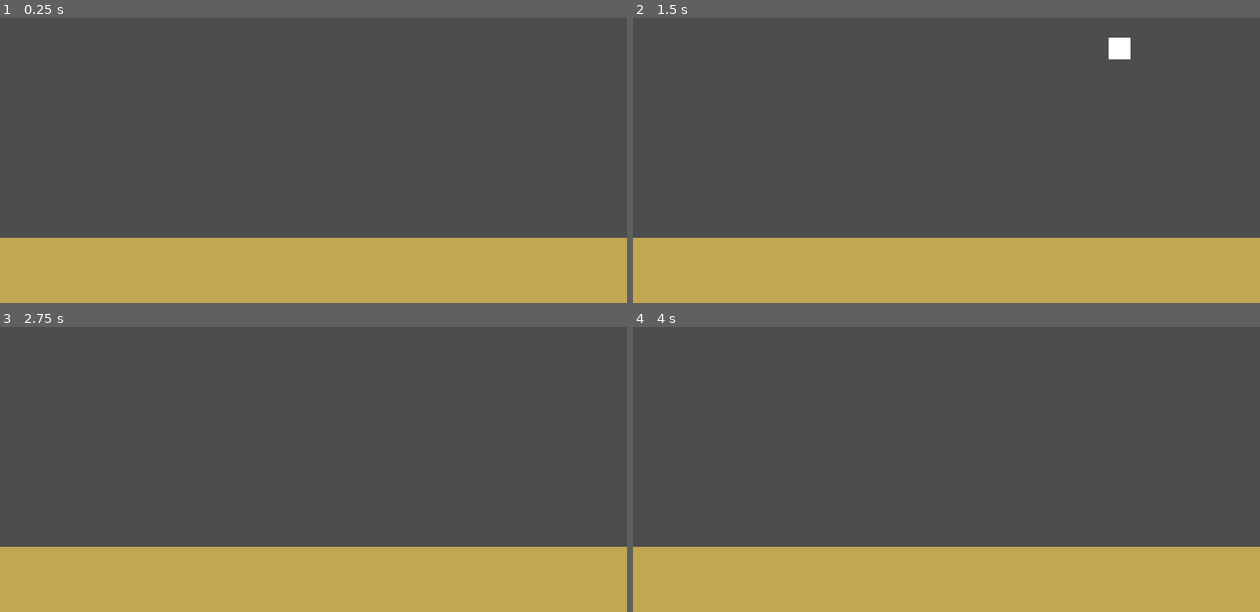
Above: before the commit, frames 1-4 (two rows, left to right).
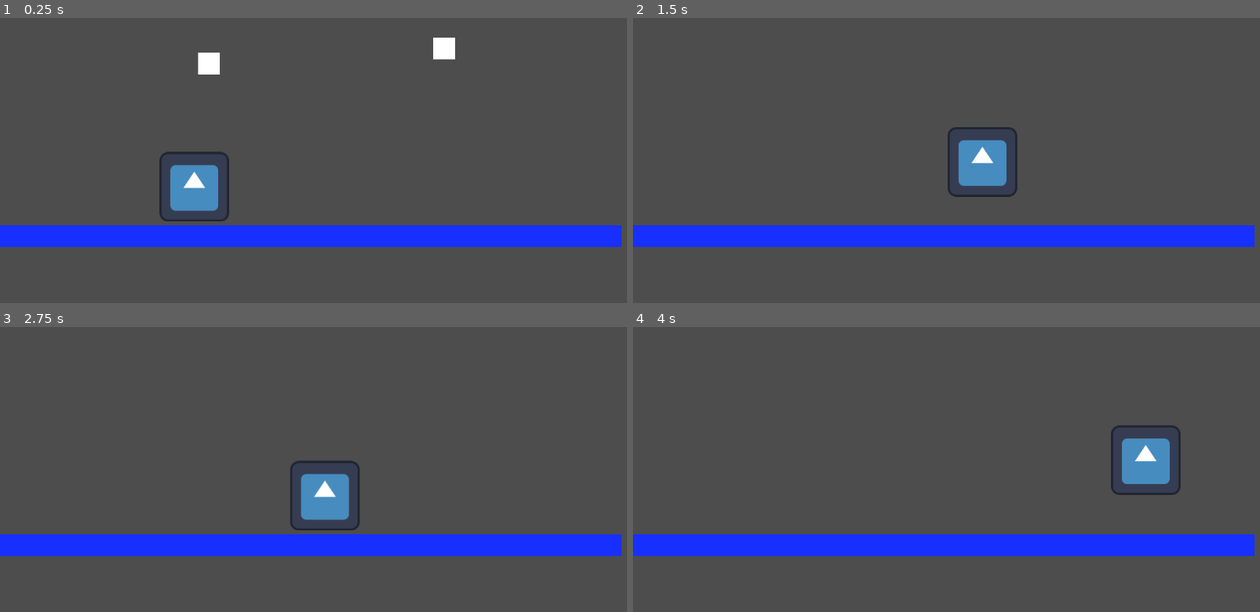
Above: after the commit, the same moments.

Repository: rcooper47/clockwork-kitchen
Game: Godot game, scene res://sample.tscn
The game is run twice, just before and just after one commit, with the same random seed, the same clock (stepped at 60 frames per second) and the same inputs. The engine's default icon, where the game draws it, is replaced by a stand-in: a white triangle on a blue panel in a dark square.
Inputs:
- Up to frame 1 (0.25 s): no input
- Up to frame 2 (1.5 s): tap Enter (ui_accept) at 0.5, 0.6, 0.77, 1.07, 1.35 s; hold Right (ui_right) from 0.53 s (still down)
- Up to frame 3 (2.75 s): tap Enter (ui_accept) at 1.52, 1.82, 2.1 s; release Right (ui_right) at 2.03 s; hold Left (ui_left) from 2.03 s (still down)
- Up to frame 4 (4 s): release Left (ui_left) at 2.78 s; hold Right (ui_right) from 2.78 s (still down); tap Enter (ui_accept) at 2.85, 3.02, 3.32, 3.6, 3.77 s

The runs differ from the first frame. In frame 1, 29% of the frame differs, in the area x 0-100%, y 6-100%; in frame 2, 29%; in frame 3, 29%; in frame 4, 29%.

Commit message:
Initial plate (#4)

Diff:
--- a/Spawner.gd
+++ b/Spawner.gd
@@ -20,7 +20,9 @@
 	#spawn_food()
 	 # Replace with function body.
 
-
 func _on_table_body_entered(body):
 	body.queue_free()
-	print(body.name)
+
+
+func _on_plate_body_body_entered(body):
+	body.queue_free()
--- a/food.gd
+++ b/food.gd
@@ -3,17 +3,20 @@
 
 # Called when the node enters the scene tree for the first time.
 func _ready():
-	self.name = food_names.pick_random()
-
+	pass
+	#self.connect(
+		#'YOUR_SIGNAL_NAME',
+		#get_node('/root/plate/plateBody'),
+		#'_on_table_body_entered'
+	#)
 
 # Called every frame. 'delta' is the elapsed time since the previous frame.
 func _process(delta):
 	pass
 
-
-func _on_table_body_entered(body):
-	pass
+func _on_timer_timeout():
+	pass # Replace with function body.
 
 
-func _on_timer_timeout():
-	pass # Replace with function body.
+func _on_plate_body_body_entered(body):
+	body.queue_free()
--- a/food.tscn
+++ b/food.tscn
@@ -6,6 +6,8 @@
 size = Vector2(48, 51)
 
 [node name="food" type="RigidBody2D"]
+collision_layer = 4
+collision_mask = 3
 script = ExtResource("1_4ay8g")
 
 [node name="CollisionShape2D" type="CollisionShape2D" parent="."]
--- /dev/null
+++ b/forward_plate.gd
@@ -0,0 +1,32 @@
+extends CharacterBody2D
+
+
+const SPEED = 300.0
+const JUMP_VELOCITY = -400.0
+
+# Get the gravity from the project settings to be synced with RigidBody nodes.
+var gravity = ProjectSettings.get_setting("physics/2d/default_gravity")
+
+
+func _physics_process(delta):
+	# Add the gravity.
+	if not is_on_floor():
+		velocity.y += gravity * delta
+
+	# Handle jump.
+	if Input.is_action_just_pressed("ui_accept") and is_on_floor():
+		velocity.y = JUMP_VELOCITY
+
+	# Get the input direction and handle the movement/deceleration.
+	# As good practice, you should replace UI actions with custom gameplay actions.
+	var direction = Input.get_axis("ui_left", "ui_right")
+	if direction:
+		velocity.x = direction * SPEED
+	else:
+		velocity.x = move_toward(velocity.x, 0, SPEED)
+
+	move_and_slide()
+	for index in get_slide_collision_count():
+		var collision := get_slide_collision(index)
+		var body := collision.get_collider()
+		print("Collided with: ", body.name)
--- a/sample.tscn
+++ b/sample.tscn
@@ -1,38 +1,76 @@
-[gd_scene load_steps=5 format=3 uid="uid://c6f8ii2013kui"]
+[gd_scene load_steps=10 format=3 uid="uid://c6f8ii2013kui"]
 
-[ext_resource type="Script" path="res://SpawnerManager.gd" id="1_anusm"]
+[ext_resource type="PackedScene" uid="uid://bh617frlfuel3" path="res://food.tscn" id="1_5y1yw"]
 [ext_resource type="Script" path="res://table.gd" id="2_5txlr"]
-[ext_resource type="PackedScene" uid="uid://dot76xlf4lh7g" path="res://spawner.tscn" id="3_w4x53"]
+[ext_resource type="Script" path="res://Spawner.gd" id="3_yiyl5"]
+[ext_resource type="Script" path="res://forward_plate.gd" id="4_d5tet"]
+[ext_resource type="Texture2D" uid="uid://b436idpwesawl" path="res://icon.svg" id="5_6cy0s"]
+
+[sub_resource type="CircleShape2D" id="CircleShape2D_ljwgx"]
+radius = 52.1536
+
+[sub_resource type="RectangleShape2D" id="RectangleShape2D_5yyel"]
+size = Vector2(135, 116)
+
+[sub_resource type="RectangleShape2D" id="RectangleShape2D_yx64f"]
+size = Vector2(1140.75, 49)
 
 [sub_resource type="RectangleShape2D" id="RectangleShape2D_v04c3"]
 size = Vector2(1155, 136)
 
 [node name="sample" type="Node2D"]
 
+[node name="food" parent="." instance=ExtResource("1_5y1yw")]
+
+[node name="food2" parent="." instance=ExtResource("1_5y1yw")]
+position = Vector2(432, -28)
+
 [node name="Timer" type="Timer" parent="."]
 
-[node name="Spawners" type="Node2D" parent="."]
-script = ExtResource("1_anusm")
+[node name="Spawner" type="Marker2D" parent="."]
+position = Vector2(579, 6)
+script = ExtResource("3_yiyl5")
 
-[node name="Spawner1" parent="Spawners" instance=ExtResource("3_w4x53")]
-position = Vector2(170, 0)
+[node name="plate" type="CharacterBody2D" parent="."]
+position = Vector2(464, 360)
+collision_layer = 2
+collision_mask = 15
+script = ExtResource("4_d5tet")
 
-[node name="Spawner2" parent="Spawners" instance=ExtResource("3_w4x53")]
-position = Vector2(340, 0)
+[node name="plateBody" type="Area2D" parent="plate"]
+position = Vector2(-464, -360)
+collision_layer = 16
+collision_mask = 4
 
-[node name="Spawner3" parent="Spawners" instance=ExtResource("3_w4x53")]
-position = Vector2(510, 0)
+[node name="CollisionShape2D" type="CollisionShape2D" parent="plate/plateBody"]
+position = Vector2(354, 356)
+shape = SubResource("CircleShape2D_ljwgx")
 
-[node name="Spawner4" parent="Spawners" instance=ExtResource("3_w4x53")]
-position = Vector2(680, 0)
+[node name="Sprite2D" type="Sprite2D" parent="plate"]
+position = Vector2(-107, 68)
+texture = ExtResource("5_6cy0s")
 
-[node name="Spawner5" parent="Spawners" instance=ExtResource("3_w4x53")]
-position = Vector2(850, 0)
+[node name="CollisionShape2D" type="CollisionShape2D" parent="plate"]
+position = Vector2(-104.5, 73)
+shape = SubResource("RectangleShape2D_5yyel")
 
-[node name="Spawner6" parent="Spawners" instance=ExtResource("3_w4x53")]
-position = Vector2(1020, 0)
+[node name="platform" type="StaticBody2D" parent="."]
+collision_layer = 8
+collision_mask = 2
+
+[node name="CollisionShape2D" type="CollisionShape2D" parent="platform"]
+position = Vector2(570.625, 522)
+shape = SubResource("RectangleShape2D_yx64f")
+
+[node name="ColorRect" type="ColorRect" parent="platform"]
+offset_left = -1.0
+offset_top = 505.0
+offset_right = 1142.0
+offset_bottom = 545.0
+color = Color(0.0901961, 0.188235, 1, 1)
 
 [node name="table" type="Area2D" parent="."]
+collision_mask = 7
 script = ExtResource("2_5txlr")
 
 [node name="CollisionShape2D" type="CollisionShape2D" parent="table"]
@@ -40,10 +78,22 @@
 shape = SubResource("RectangleShape2D_v04c3")
 
 [node name="ColorRect" type="ColorRect" parent="table"]
+visible = false
 offset_left = -8.0
 offset_top = 528.0
 offset_right = 1164.0
 offset_bottom = 656.0
 color = Color(0.764706, 0.65098, 0.317647, 1)
 
-[connection signal="body_entered" from="table" to="Spawners/Spawner1" method="_on_table_body_entered"]
+[node name="Timer" type="Timer" parent="."]
+
+[node name="Spawner" type="Marker2D" parent="."]
+position = Vector2(32, 27)
+script = ExtResource("3_yiyl5")
+
+[connection signal="timeout" from="Timer" to="Spawner" method="_on_timer_timeout"]
+[connection signal="body_entered" from="plate/plateBody" to="food" method="_on_plate_body_body_entered"]
+[connection signal="body_entered" from="plate/plateBody" to="Spawner" method="_on_plate_body_body_entered"]
+[connection signal="body_entered" from="table" to="food" method="_on_table_body_entered"]
+[connection signal="body_entered" from="table" to="food2" method="_on_table_body_entered"]
+[connection signal="body_entered" from="table" to="Spawner" method="_on_table_body_entered"]
